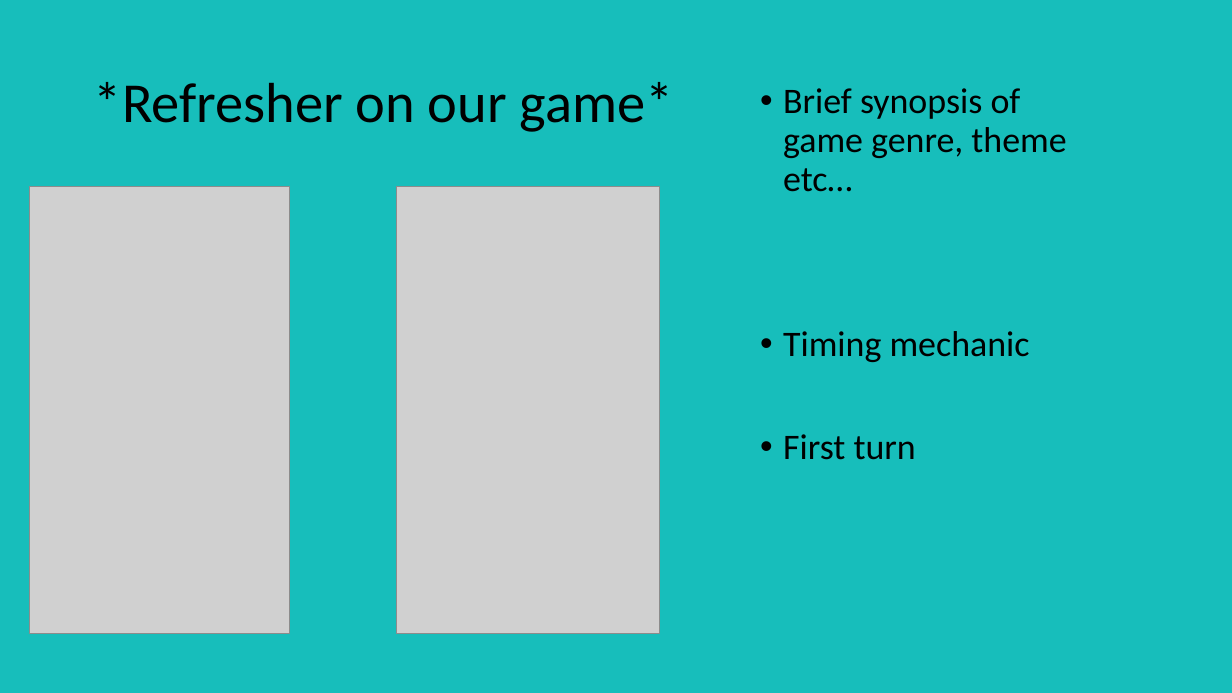
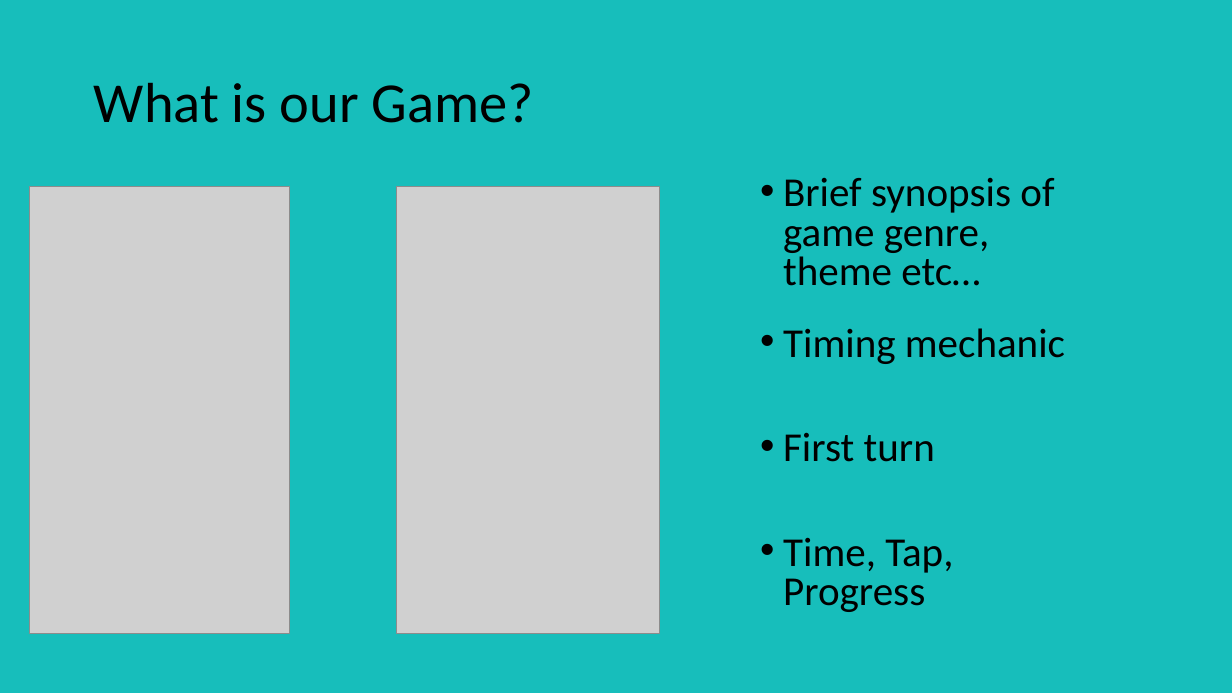
Before and after one commit to UoSGroupProjects1718/mgp-mgp-group-6, a slide deck: slide 2 of Pitch Presentations/Second Pitch Template.pptx. Drawn at 1232x693 pixels with LibreOffice and Linux fonts; fonts in the diff are those of the drawing; grey boxes stand for pictures. Boxes give left, top, right and bottom in pixels: in the first picture for what was removed or moved away, otherwise in the second. Text is boxed around its words. In the diff, an @@ line names an element or a change of style, - is before the commit and + after.

```diff
--- a/Pitch Presentations/Second Pitch Template.pptx
+++ b/Pitch Presentations/Second Pitch Template.pptx
@@ title at [94,83,533,123]: text changed @@
-*Refresher on our game*
+What is our Game?
@@ text "Brief synopsis of game genre, ...": place and size @@
-text "Brief synopsis of game genre, ..." at [783,88,1066,192]
+text "Brief synopsis of game genre, ..." at [783,178,1054,286]
@@ text "Brief synopsis of game genre, ..." at [783,178,1054,286]: size 28 to 32 pt; line spacing 0.9 to 0.8 @@
@@ text at [783,328,1065,462]: size 28 to 32 pt in "Timing mechanic", "First turn"; line spacing 0.9 to 0.8 @@
@@ text at [783,538,953,612]: paragraph added @@
+• Time, Tap, Progress
```
Also in this commit, not shown: 7 other slides changed, 4 slides added, 1 slide removed, 8 other files.
